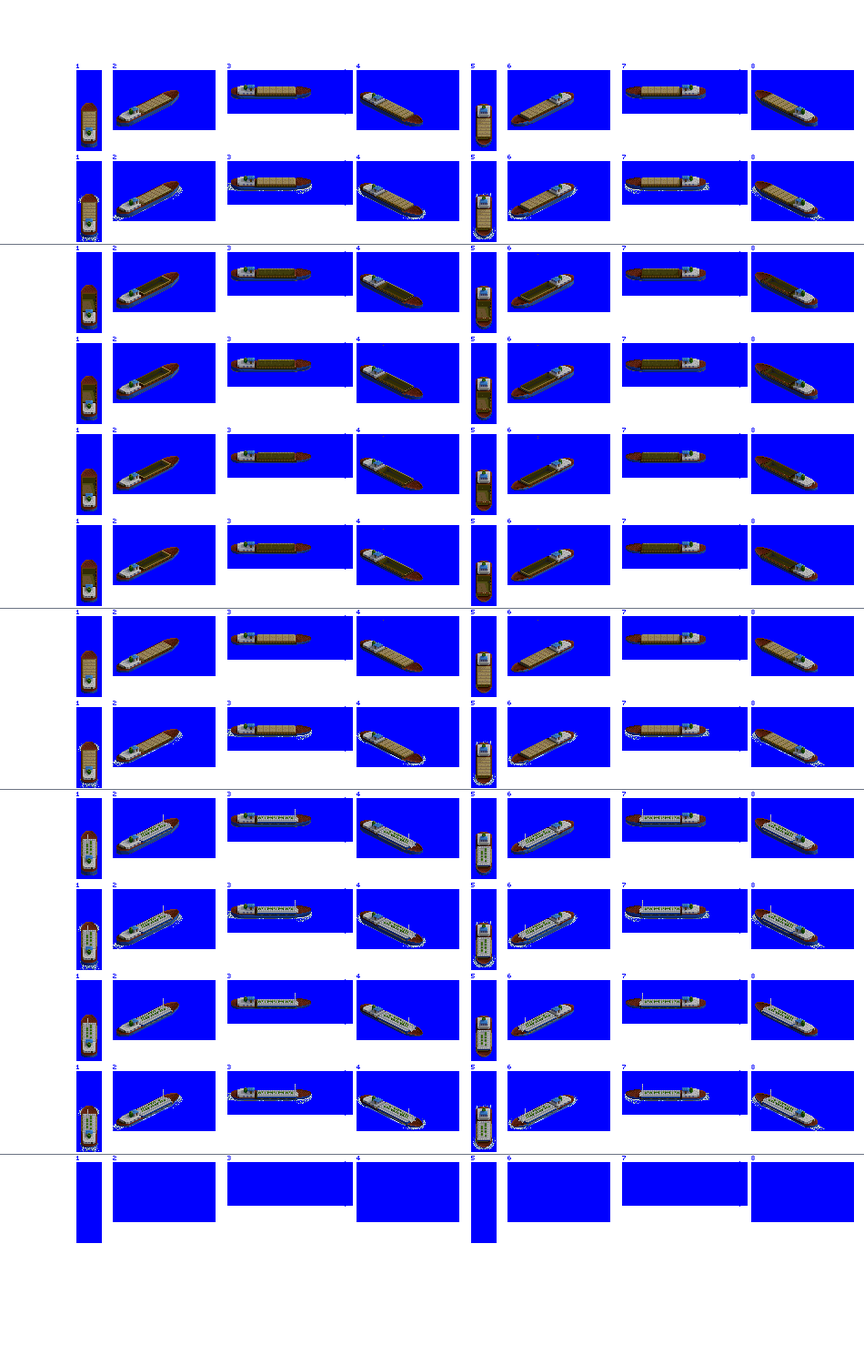
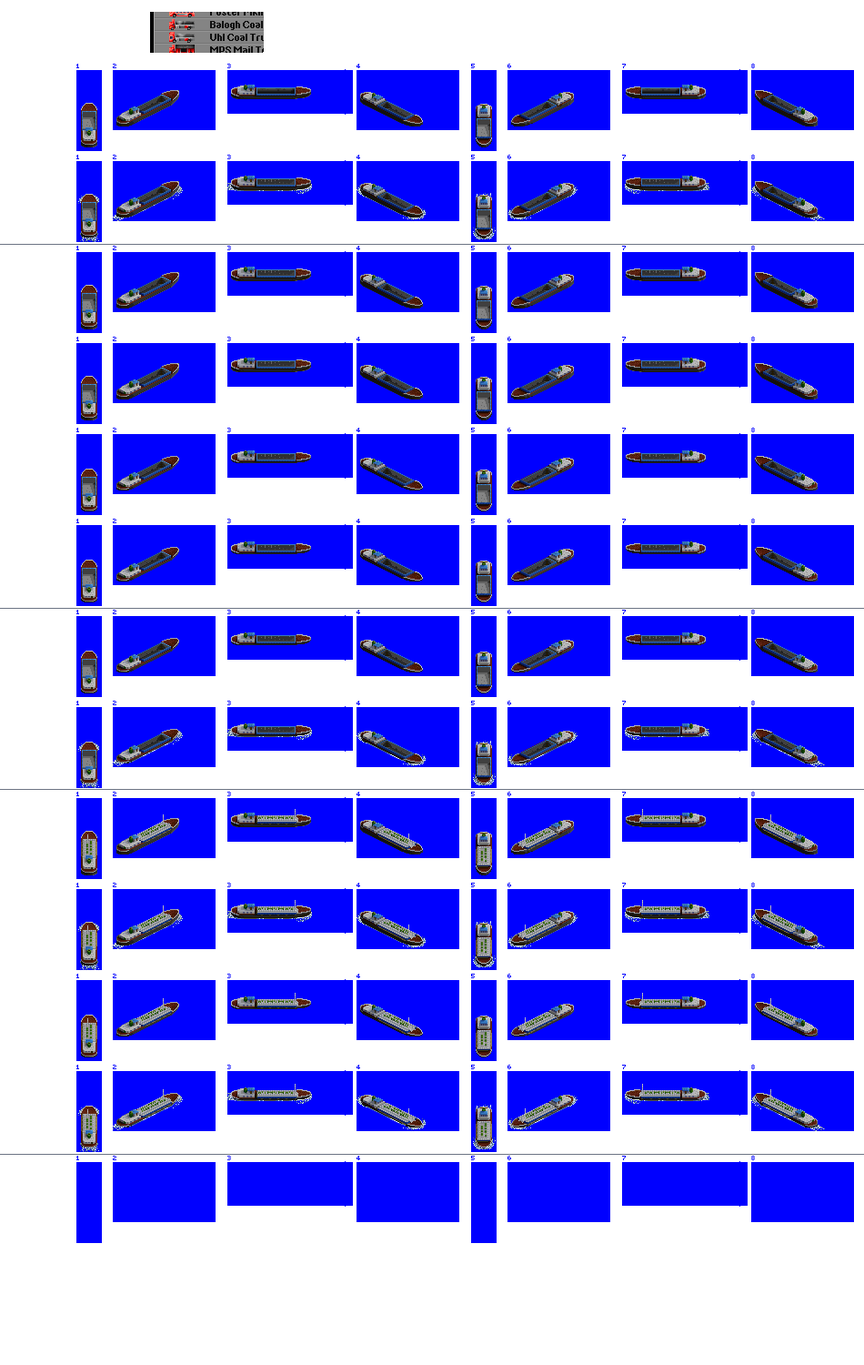
Layers edited between the first and the second (864, 1365) image:
hid "Hatch Overlays", moved it above "Hatch Overlays copy", painted on it over [81, 86, 798, 777]
added layer "Layer 1" above "HoldOverlay" over [150, 11, 264, 53]
painted on "HoldOverlay" over [81, 87, 798, 778]
painted on "Small River Boat" over [80, 86, 818, 1149]
